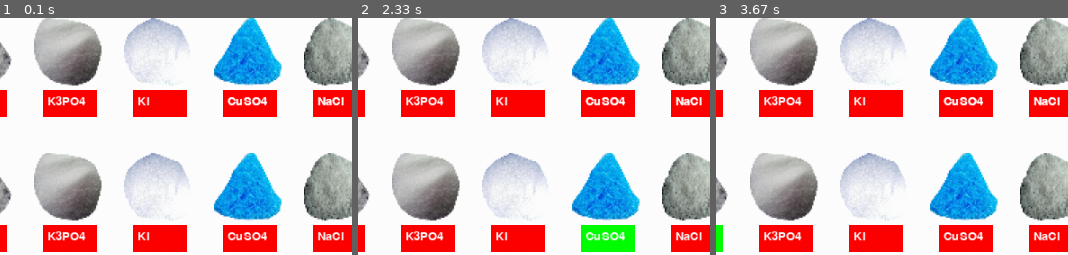
Above: before the commit, frames 1-3 (left to right).
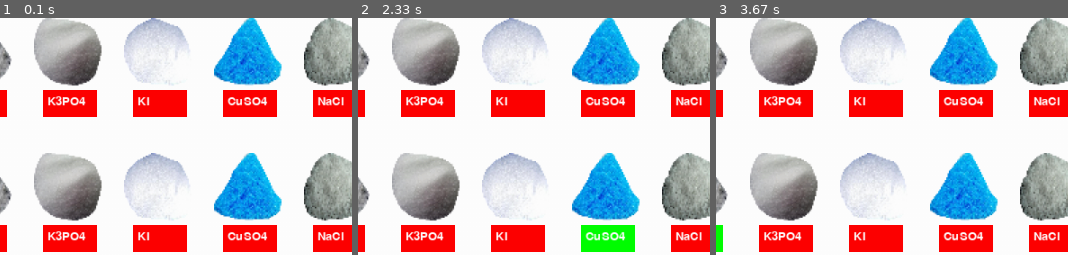
Above: after the commit, the same moments.

Repository: PreussenBlue/Learning_Game
Game: pygame game, started from Learning_Game.py
Two runs of this game, one before a commit and one after it. Both use one fixed random seed, a clock stepped at 60 frames per second and the inputs below.
Inputs (mouse positions are % of the whole screen's width and height, from its top left):
- Up to frame 1 (0.1 s): no input
- Up to frame 2 (2.33 s): press the mouse at (69, 18) at 0.37 s; move the mouse to (64, 24) at 0.47 s; release the mouse at (59, 30) at 0.6 s; click "BaCl2" at 0.72 s; press the mouse at (69, 46) at 1.03 s; move the mouse to (90, 73) at 1.13 s; release the mouse at (outside the picture) at 1.27 s; click "BaCl2" at 1.38 s; press the mouse at (43, 18) at 1.7 s; move the mouse to (41, 22) at 1.8 s; release the mouse at (39, 26) at 1.93 s; click "CuSO4" at 2.05 s
- Up to frame 3 (3.67 s): press the mouse at (82, 46) at 2.37 s; move the mouse to (49, 62) at 2.47 s; release the mouse at (16, 77) at 2.6 s; click "AgNO3" at 2.72 s; press the mouse at (31, 18) at 3.03 s; move the mouse to (25, 22) at 3.13 s; release the mouse at (20, 27) at 3.27 s; click "CaCl2" at 3.38 s
The pictures show only the part of the screen within x 46-96%, y 0-50%; the shares and areas given below are measured in that part.

The runs differ from the first frame. In frame 1, 0.2% of the frame differs, in the area x 64-98%, y 33-37%; in frame 2, 0.2%; in frame 3, 0.2%.

Commit message:
Update Learning_Game.py

Diff:
--- a/Learning_Game.py
+++ b/Learning_Game.py
@@ -37,13 +37,29 @@
 #laver tekst til stor knap
 prod_knap_tekst = nd_font.render("Bland!", True, (255, 255, 255))
 
+sand = False
+
+op = 0
 
 #laver en funktion til knapperne
-def button(tekst,x,y,wid,hei,ac,ic,tx,ty):
-    if x+wid > mouse[0] > x and y+hei > mouse[1] > y:
+def button(tekst,x,y,wid,hei,ac,ic,tx,ty,sand,op):
+    mouse = pygame.mouse.get_pos()
+    click = pygame.mouse.get_pressed()
+
+
+
+    if op == 0:
+        if x+wid > mouse[0] > x and y+hei > mouse[1] > y:
+            pygame.draw.rect(window, ac, (x, y, wid, hei))
+            if click[0] == 1:
+                sand = True
+                op = op+1
+                print(op)
+        else:
+            pygame.draw.rect(window, ic, (x, y, wid, hei))
+    else:
         pygame.draw.rect(window, ac, (x, y, wid, hei))
-    else:
-        pygame.draw.rect(window, ic, (x, y, wid, hei))
+
     window.blit(tekst, (tx,ty))
 
 
@@ -57,69 +73,50 @@
 
     window.fill((255, 255, 255))
 
-        #henter musens position
-    mouse = pygame.mouse.get_pos()
+
+    if sand == True:
+        pygame.draw.rect(window, green, (310, 80, 60, 30))
+    elif sand == False:
+        pygame.draw.rect(window, green, (310, 80, 60, 30))
 
     #laver knapper til række 1
-    button(ag_tekst,10,80,60,30,green,red,15,86)
+    button(ag_tekst,10,80,60,30,green,red,15,86,sand,op)
 
-    button(al_tekst,110,80,60,30,green,red,115,86)
+    button(al_tekst,110,80,60,30,green,red,115,86,sand,op)
 
-    button(ba_tekst,210,80,60,30,green,red,215,86)
+    button(ba_tekst,210,80,60,30,green,red,215,86,sand,op)
 
-    button(ca_tekst,310,80,60,30,green,red,315,86)
+    button(ca_tekst,310,80,60,30,green,red,315,86,sand,op)
 
-    button(k3_tekst,410,80,60,30,green,red,415,86)
+    button(k3_tekst,410,80,60,30,green,red,415,86,sand,op)
 
-    button(ki_tekst,510,80,60,30,green,red,515,86)
+    button(ki_tekst,510,80,60,30,green,red,515,86,sand,op)
 
-    button(cu_tekst,610,80,60,30,green,red,615,86)
+    button(cu_tekst,610,80,60,30,green,red,615,86,sand,op)
 
-    button(na_tekst,710,80,60,30,green,red,715,86)
+    button(na_tekst,710,80,60,30,green,red,715,86,sand,op)
 
 
 
 
     #laver knapper til række 2
-    if 10+60 > mouse[0] > 10 and 230+30 > mouse[1] > 230:
-        pygame.draw.rect(window, green, (10, 230, 60, 30))
-    else:
-        pygame.draw.rect(window, red, (10, 230, 60, 30))
+    button(ag_tekst,10,230,60,30,green,red,15,236,sand,op)
 
-    if 110+60 > mouse[0] > 110 and 230+30 > mouse[1] > 230:
-        pygame.draw.rect(window, green, (110, 230, 60, 30))
-    else:
-        pygame.draw.rect(window, red, (110, 230, 60, 30))
+    button(al_tekst,110,230,60,30,green,red,115,236,sand,op)
 
-    if 210+60 > mouse[0] >210 and 230+30 > mouse[1] > 230:
-        pygame.draw.rect(window, green, (210, 230, 60, 30))
-    else:
-        pygame.draw.rect(window, red, (210, 230, 60, 30))
+    button(ba_tekst,210,230,60,30,green,red,215,236,sand,op)
 
-    if 310+60 > mouse[0] > 310 and 230+30 > mouse[1] > 230:
-        pygame.draw.rect(window, green, (310, 230, 60, 30))
-    else:
-        pygame.draw.rect(window, red, (310, 230, 60, 30))
+    button(ca_tekst,310,230,60,30,green,red,315,236,sand,op)
 
-    if 410+60 > mouse[0] > 410 and 230+30 > mouse[1] > 230:
-        pygame.draw.rect(window, green, (410, 230, 60, 30))
-    else:
-        pygame.draw.rect(window, red, (410, 230, 60, 30))
+    button(k3_tekst,410,230,60,30,green,red,415,236,sand,op)
 
-    if 510+60 > mouse[0] > 510 and 230+30 > mouse[1] > 230:
-        pygame.draw.rect(window, green, (510, 230, 60, 30))
-    else:
-        pygame.draw.rect(window, red, (510, 230, 60, 30))
+    button(ki_tekst,510,230,60,30,green,red,515,236,sand,op)
 
-    if 610+60 > mouse[0] > 610 and 230+30 > mouse[1] > 230:
-        pygame.draw.rect(window, green, (610, 230, 60, 30))
-    else:
-        pygame.draw.rect(window, red, (610, 230, 60, 30))
+    button(cu_tekst,610,230,60,30,green,red,615,236,sand,op)
 
-    if 710+60 > mouse[0] > 710 and 230+30 > mouse[1] > 230:
-        pygame.draw.rect(window, green, (710, 230, 60, 30))
-    else:
-        pygame.draw.rect(window, red, (710, 230, 60, 30))
+    button(na_tekst,710,230,60,30,green,red,715,236,sand,op)
+
+
 
     #Laver blande knappen
     pygame.draw.rect(window, (220, 220, 220), (350, 370, 300, 150))
@@ -147,19 +144,6 @@
     window.blit(prod_knap_tekst, (420, 425))
 
 
-    #tekst sættes ind i øverste række
-    window.blit(cu_tekst, (615, 86))
-    window.blit(na_tekst, (715, 86))
-
-    #tekst sættes ind i nederste række
-    window.blit(ag_tekst, (15, 236))
-    window.blit(al_tekst, (115, 236))
-    window.blit(ba_tekst, (215, 236))
-    window.blit(ca_tekst, (315, 236))
-    window.blit(k3_tekst, (415, 236))
-    window.blit(ki_tekst, (515, 236))
-    window.blit(cu_tekst, (615, 236))
-    window.blit(na_tekst, (715, 236))
 
     pygame.display.update()
 
